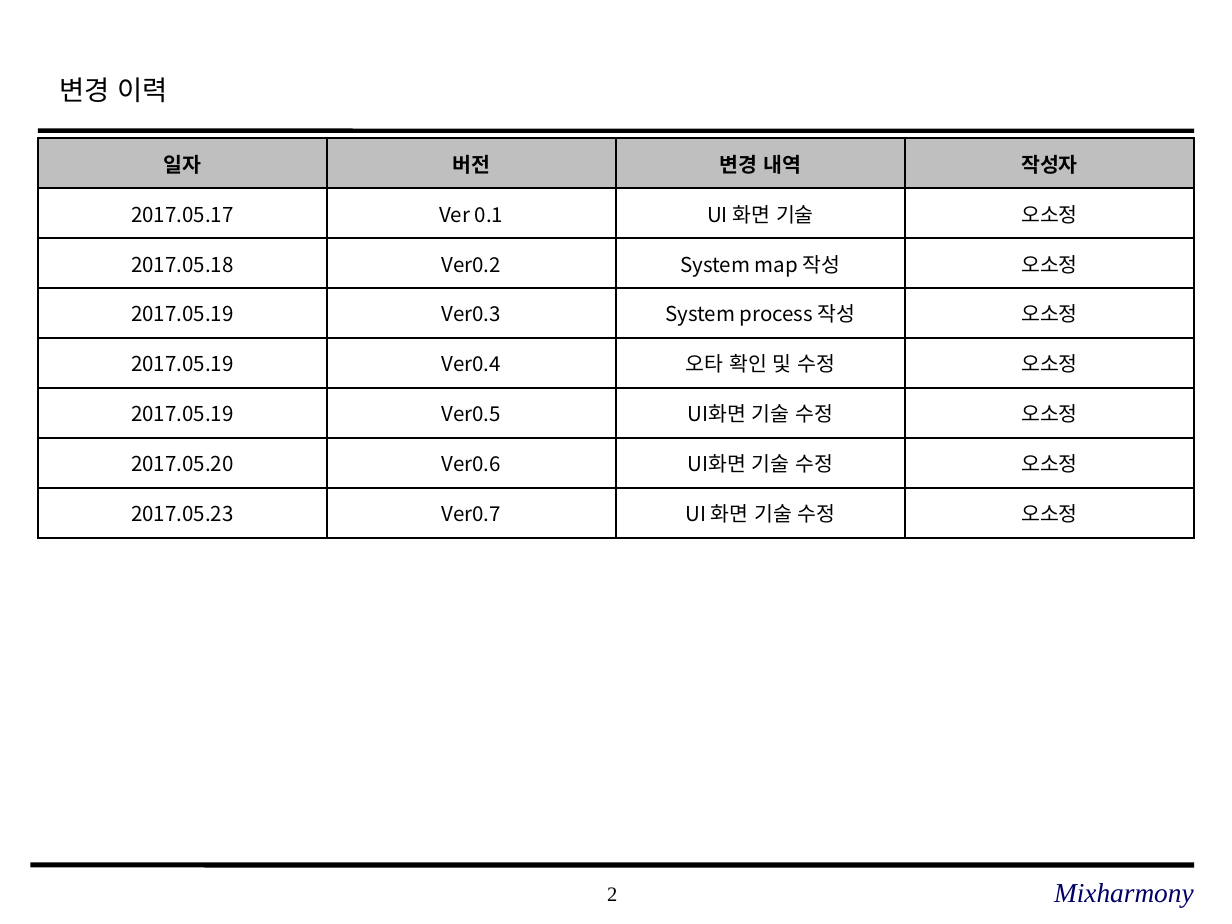
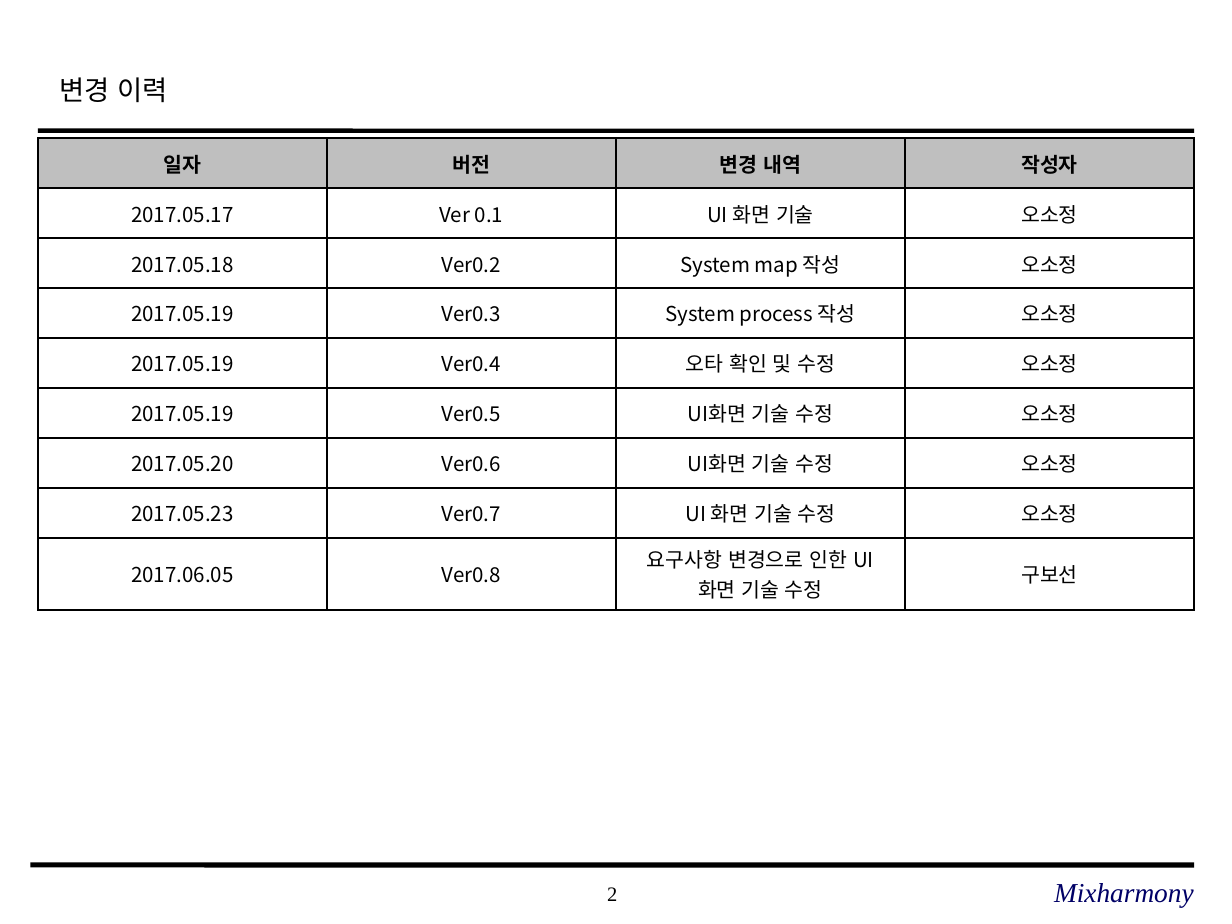
Before and after one commit to SE-admin/SE2017_2_mixharmony, a slide deck: slide 2 of doc/3_ 설계서/UI Design Template.pptx. Drawn at 1232x924 pixels with LibreOffice and Linux fonts; fonts in the diff are those of the drawing; background and template pictures are left out. Boxes give left, top, right and bottom in pixels: in the first picture for what was removed or moved away, otherwise in the second. Text is boxed around its words. In the diff, an @@ line names an element or a change of style, - is before the commit and + after.

Commit message:
#888 doc/3_ 설계서/UI Design Template.pptx 요구사항 변경으로 인한 화면 기술 변경

```diff
--- a/doc/3_ 설계서/UI Design Template.pptx
+++ b/doc/3_ 설계서/UI Design Template.pptx
@@ table at (x1=38, y1=138, x2=1196, y2=603) @@
+row 9: 2017.06.05 | Ver0.8 | 요구사항 변경으로 인한 UI 화면 기술 수정 | 구보선
```
Also in this commit, not shown: 2 other slides changed.
